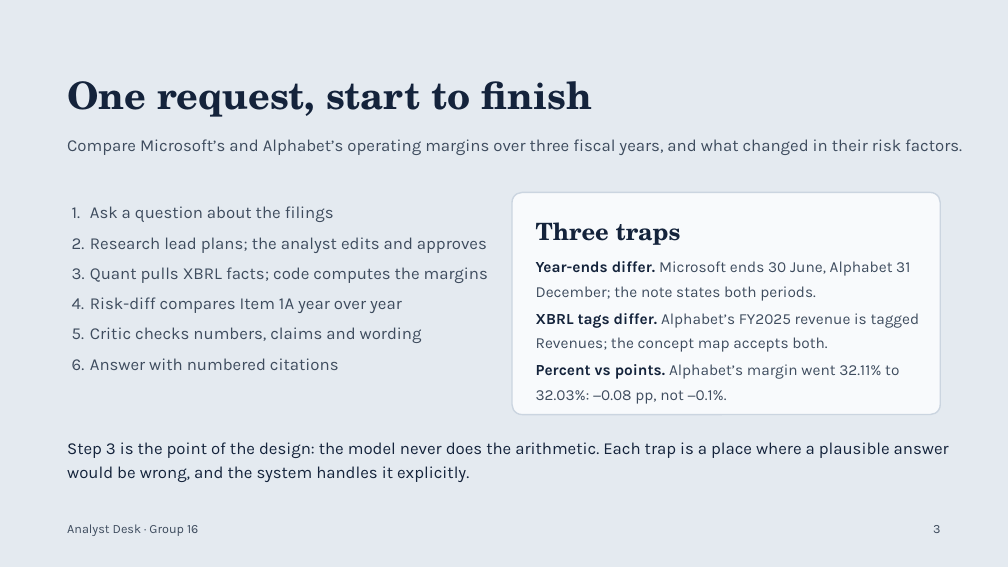
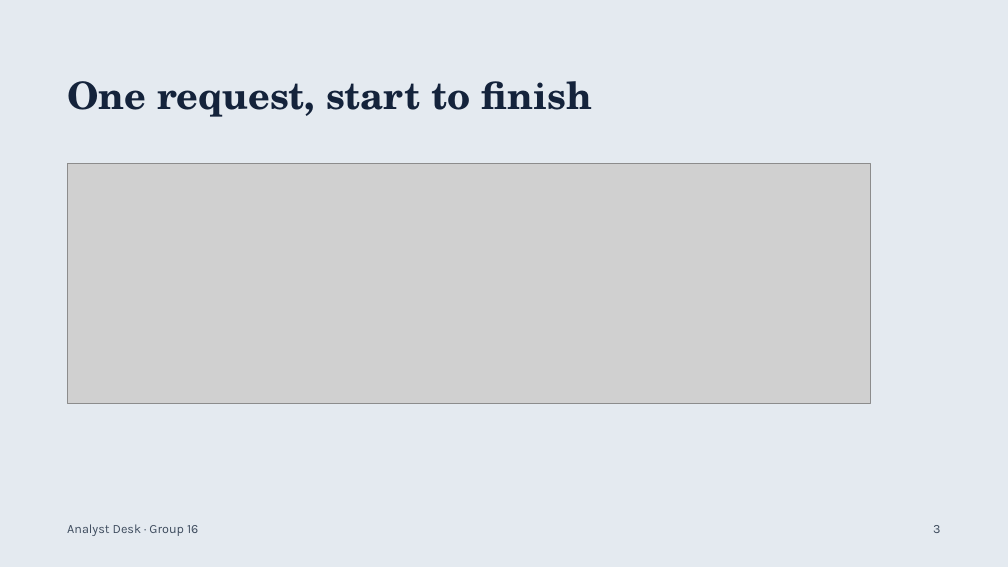
Before and after one commit to sdakshinkar/capstone_agent_desk, a slide deck: slide 3 of docs/Group 16 - Capstone Project - Analyst Desk.pptx. Drawn at 1008x567 pixels with LibreOffice and Linux fonts; fonts in the diff are those of the drawing; grey boxes stand for pictures. Boxes give left, top, right and bottom in pixels: in the first picture for what was removed or moved away, otherwise in the second. Text is boxed around its words. In the diff, an @@ line names an element or a change of style, - is before the commit and + after.

```diff
--- a/docs/Group 16 - Capstone Project - Analyst Desk.pptx
+++ b/docs/Group 16 - Capstone Project - Analyst Desk.pptx
@@ text removed at (67,139,962,155) @@
-Compare Microsoft’s and Alphabet’s operating margins over three fiscal years, and what changed in their risk factors.
@@ picture added at (68,163,871,404) @@
@@ text removed at (90,206,488,343) @@
-1. Ask a question about the filings
-2. Research lead plans; the analyst edits and approves
-3. Quant pulls XBRL facts; code computes the margins
-4. Risk-diff compares Item 1A year over year
-5. Critic checks numbers, claims and wording
-6. Answer with numbered citations
@@ rounded rectangle removed at (512,193,940,414) @@
@@ text removed at (536,222,681,245) @@
-Three traps
@@ text removed at (536,261,910,301) @@
-Year-ends differ. Microsoft ends 30 June, Alphabet 31 December; the note states both periods.
@@ text removed at (536,313,920,352) @@
-XBRL tags differ. Alphabet’s FY2025 revenue is tagged Revenues; the concept map accepts both.
@@ text removed at (536,364,899,404) @@
-Percent vs points. Alphabet’s margin went 32.11% to 32.03%: −0.08 pp, not −0.1%.
@@ text removed at (67,442,949,482) @@
-Step 3 is the point of the design: the model never does the arithmetic. Each trap is a place where a plausible answer would be wrong, and the system handles it explicitly.
```
Also in this commit, not shown: 1 other slide changed.
